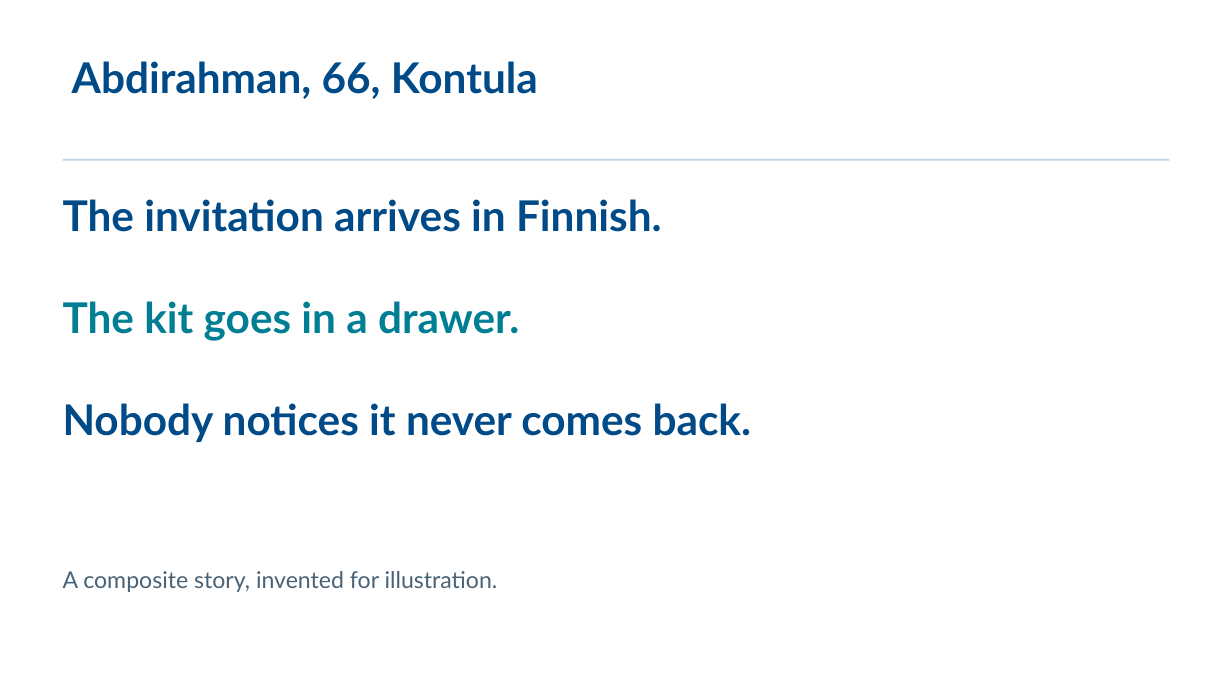
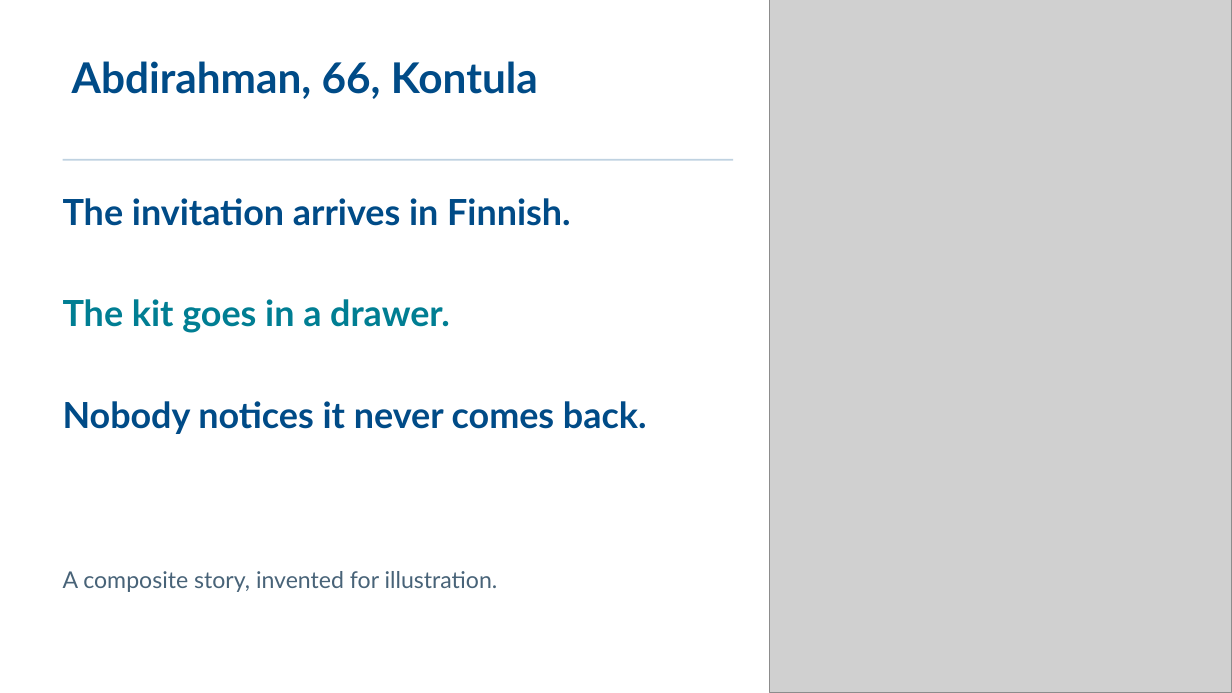
Before and after one commit to rromppanen/junction26, a slide deck: slide 2 of docs/pitch/farmagusta-screening-attendance.pptx. Drawn at 1232x693 pixels with LibreOffice and Linux fonts; fonts in the diff are those of the drawing; grey boxes stand for pictures. Boxes give left, top, right and bottom in pixels: in the first picture for what was removed or moved away, otherwise in the second. Text is boxed around its words. In the diff, an @@ line names an element or a change of style, - is before the commit and + after.

```diff
--- a/docs/pitch/farmagusta-screening-attendance.pptx
+++ b/docs/pitch/farmagusta-screening-attendance.pptx
@@ picture added at (770,0,1232,693) @@
@@ rectangle: place and size @@
-rectangle at (63,159,1170,161)
+rectangle at (63,159,734,161)
@@ size 33 to 28 pt in 3 elements at (63,198,571,226), (63,299,450,333), (63,401,647,434) @@
```
Also in this commit, not shown: 8 other slides changed.
